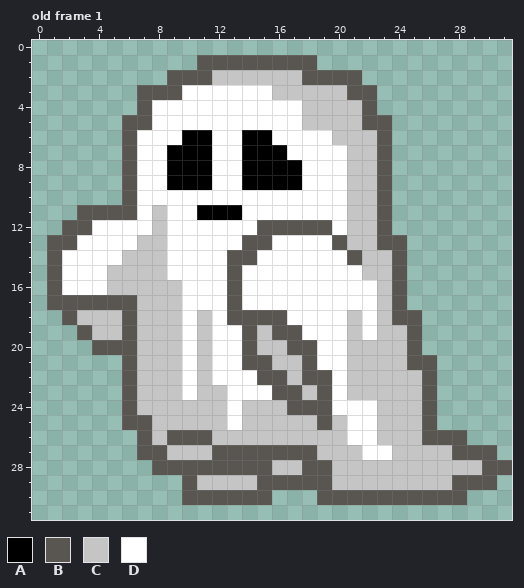
Pixel-art file: proj_2_ghosts/assets/ghost .aseprite. Above, as it was before the edit.
32x32 pixels, 1 frame. Shown: old frame 1. The commit also changed other frames, which this record leaves out.
Palette (. is transparent): A #000000  B #595652  C #c5c5c5  D #ffffff
Pixels before, old frame 1, first column x 1:
 1 ..........BBBBBBBB.............
 2 ........BBBCCCCCCBBBB..........
 3 ......BBBDDDDDDCCCCCBB.........
 4 ......BDDDDDDDDDDCCCCB.........
 5 .....BBDDDDDDDDDDCCCCBB........
 6 .....BDDDAADDAADDDDCCCB........
 7 .....BDDAAADDAAADDDDCCB........
 8 .....BDDAAADDAAAADDDCCB........
 9 .....BDDAAADDAAAADDDCCB........
10 .....BDDDDDDDDDDDDDDCCB........
11 ..BBBBDCDDAAADDDDDDDCCB........
12 .BBDDDDCDDDDDDBBBBBDCCB........
13 BBDDDDCCDDDDDBBDDDDBCCBB.......
14 BDDDDCCCDDDDBBDDDDDDBCCB.......
15 BDDDCCCCDDDDBDDDDDDDDCCB.......
16 BDDDCCCCCDDDBDDDDDDDDDCB.......
17 BBBBBBCCCDDDBDDDDDDDDDCB.......
18 .BCCCBCCCDCDBBBBDDDDCDCBB......
19 ..BCCBCCCDCDDBCBBDDDCDCCB......
20 ...BBBCCCDCDDBCCBBDDCCCCB......
21 .....BCCCDCDDBBCCBDDCCCCBB.....
22 .....BCCCDCDDDBBCBBDCCCCCB.....
23 .....BCCCDCCDDDBBCBDCCCCCB.....
24 .....BCCCCCCDCCCBBBDDDCCCB.....
25 .....BBCCCCCDCCCCCBCDDCCCB.....
26 ......BCBBBCCCCCCCCCDDCCCBBB...
27 ......BBCCCBBBBBBBCCCDDCCCCBBB.
28 .......BBBBBBBBCCBBCCCCCCCCCCBB
29 .........BCCCCBBBBBCCCCCCCCBBB.
30 .........BBBBBB...BBBBBBBBBB...
After the commit:
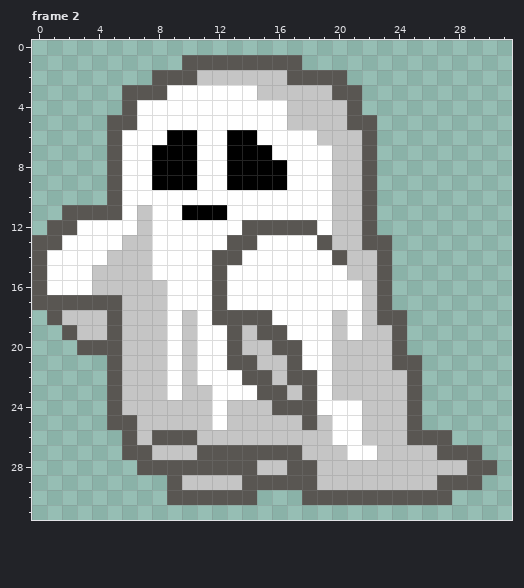
A new or re-ordered frame is compared with the old frame closest to it.
Changes in this commit:
frames 1 -> 3
Changed rows in their new state; - is an unchanged pixel.
Frame 2 is new; against old frame 1:
first column x 0:
 1 ----------B-------.-------------
 2 --------B--C-----B---.----------
 3 ------B--D-----C----B-.---------
 4 ------BD---------C---B.---------
 5 -----B-D---------C---B-.--------
 6 -----BD--A-D-A-D---C--B.--------
 7 -----BD-A--D-A--D---C-B.--------
 8 -----BD-A--D-A---D--C-B.--------
 9 -----BD-A--D-A---D--C-B.--------
10 -----BD-------------C-B.--------
11 --B---DCD-A--D------C-B.--------
12 -B-D---CD-----B----DC-B.--------
13 B-D---C-D----B-D---BC-B-.-------
14 BD---C--D---B-D-----BC-B.-------
15 BD--C---D---BD-------C-B.-------
16 BD--C----D--BD--------CB.-------
17 B-----C--D--BD--------CB.-------
18 -BC--BC--DCDB---D---CDCB-.------
19 --BC-BC--DCD-BCB-D--CDC-B.------
20 ---B--C--DCD-BC-B-D-C---B.------
21 -----BC--DCD-B-C-BD-C---B-.-----
22 -----BC--DCD--B-CB-DC----B.-----
23 -----BC--DC-D--B-CBDC----B.-----
24 -----BC-----DC--B--D--C--B.-----
25 -----B-C----DC----BCD-C--B.-----
26 ------BCB--C--------D-C--B--.---
27 ------B-C--B------C--D-C---B--.-
28 -------B-------C-B-C---------B-.
29 ---------BC---B----C-------B--.-
30 ---------B-----.--B---------.---
Boxes around the changes in both pictures, in picture pixels (x1, y1, x2, y2):
changed: (32, 55, 512, 505)
